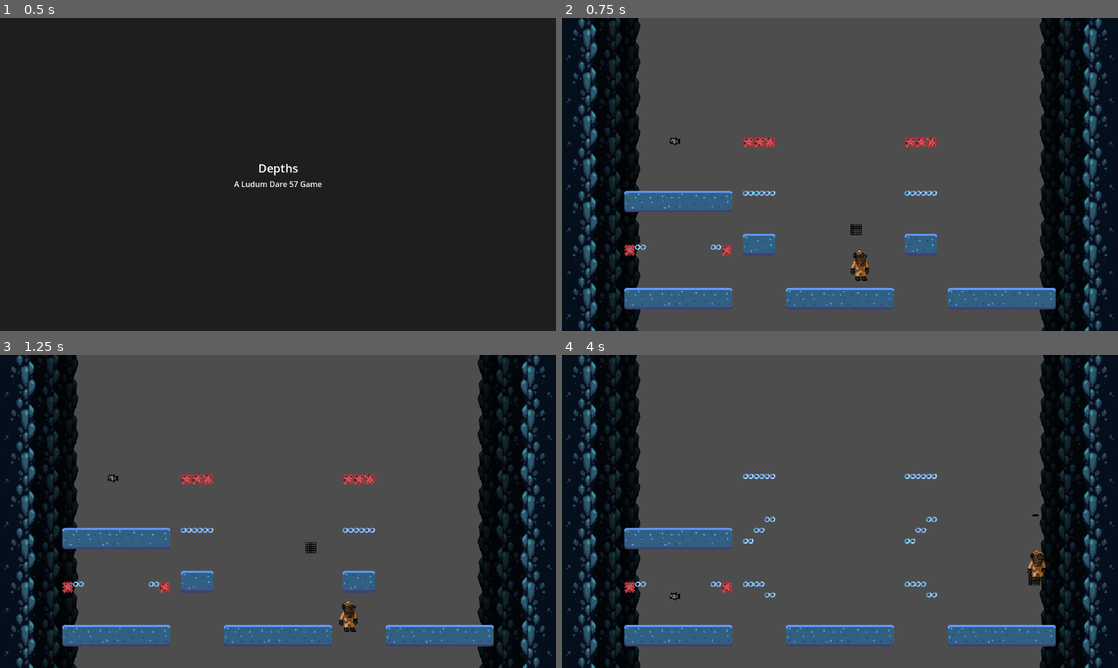
Above: before the commit, frames 1-4 (two rows, left to right).
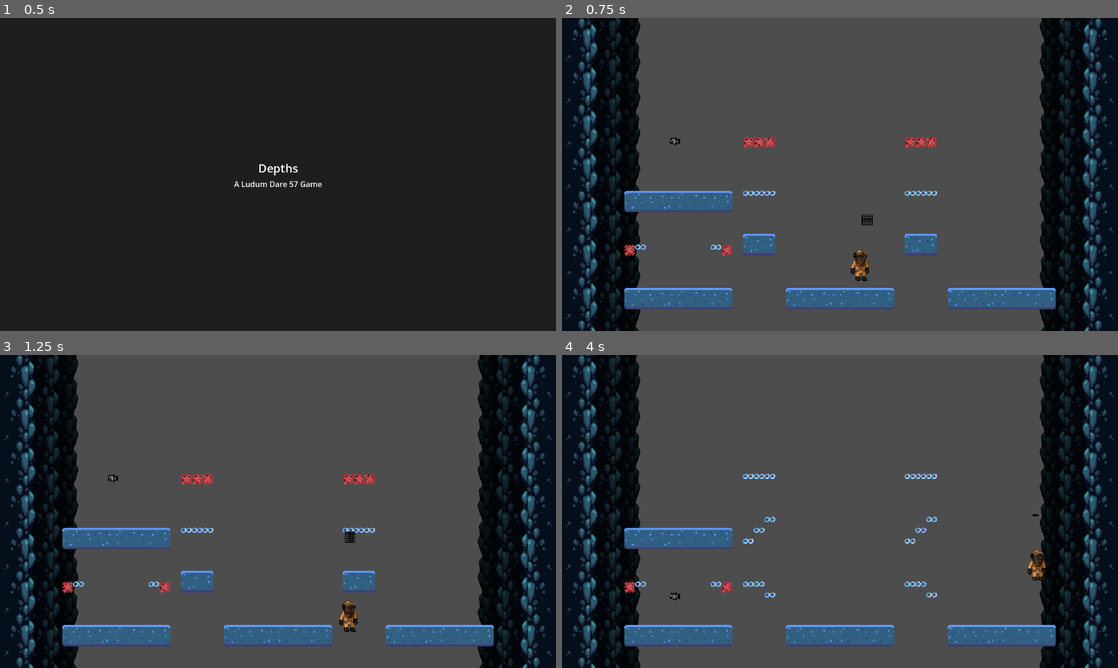
Above: after the commit, the same moments.

Repository: teamjakojaannos/ld57-depths
Game: Godot game, scene res://main.tscn
Same seed, same stepped clock (60 frames per second), same inputs: the game is played once before the commit and once after it.
Inputs:
- Up to frame 1 (0.5 s): no input
- Up to frame 2 (0.75 s): tap Enter (ui_accept) at 0.5 s; hold Right (right) from 0.53 s (still down); hold X (attack_2) from 0.53 s (still down)
- Up to frame 3 (1.25 s): keep holding Right (right); keep holding X (attack_2); tap Space (jump) at 0.77 s
- Up to frame 4 (4 s): release X (attack_2) at 1.28 s; tap Z (attack_1) at 1.35 s; tap Space (jump) at 1.52, 3.02, 3.77 s; tap X (attack_2) at 1.55, 2.85, 3.8 s; release Right (right) at 2.03 s; hold Left (left) 2.03-2.78 s; hold X (attack_2) 2.03-2.78 s; hold Right (right) from 2.78 s (still down); hold Z (attack_1) from 3.53 s (still down)

Frame 1 is identical in both runs. In frame 2, 0.1% of the frame differs, in the area x 51-56%, y 62-70%; in frame 3, 0.1%, in the area x 54-64%, y 56-64%; in frame 4, less than 0.1%.

Commit message:
nets: gravity

Diff:
--- a/characters/net_projectile.gd
+++ b/characters/net_projectile.gd
@@ -1,7 +1,9 @@
 class_name NetProjectile
 extends Area2D
 
-var initial_velocity: Vector2 = Vector2()
+var velocity: Vector2 = Vector2()
+var fall_speed = -200.0
 
 func _physics_process(delta: float) -> void:
-	position += initial_velocity * delta
+	velocity.y -= fall_speed * delta
+	position += velocity * delta
--- a/characters/player.gd
+++ b/characters/player.gd
@@ -17,7 +17,8 @@
 const net_attack_prefab = preload("res://characters/net_projectile.tscn")
 var is_net_attack_ready = true
 @export var net_attack_cooldown = 0.75
-@export var net_flying_speed = 75.0
+@export var net_flying_speed = 200.0
+@export var net_fall_speed = -200.0
 
 func _physics_process(delta: float) -> void:
 	if is_in_transition:
@@ -83,8 +84,9 @@
 
 	var net: NetProjectile = net_attack_prefab.instantiate()
 	net.global_position = $NetSpawn.global_position
-	var velocity = ($NetThrowDirection.global_position - $NetSpawn.global_position).normalized() * net_flying_speed
-	net.initial_velocity = velocity
+	var net_velocity = ($NetThrowDirection.global_position - $NetSpawn.global_position).normalized() * net_flying_speed
+	net.velocity = net_velocity
+	net.fall_speed = net_fall_speed
 	current_map.add_child(net)
 
 	is_net_attack_ready = false
